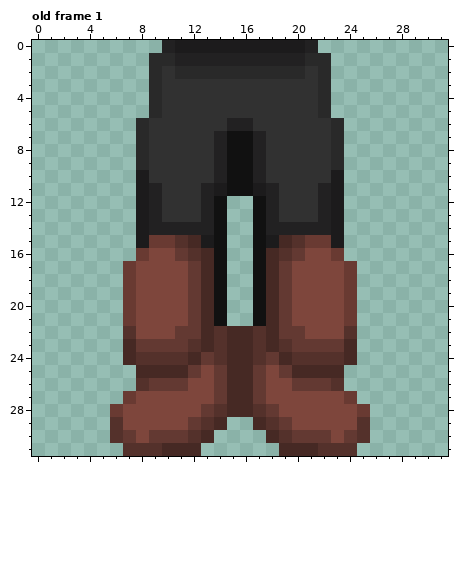
Two versions of one pixel-art file, Assets/TCCHD2D/Art/Sprites/Objs/spr_pants_leather.ase. The picture above was drawn from the file before the commit.
32x32 pixels, 1 frame. Colours within 5 levels of each other are drawn and written as one. Shown: old frame 1.
Now the later version:
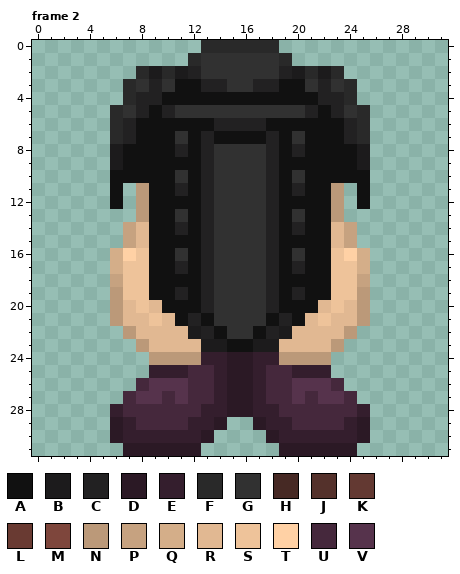
Palette (. is transparent): A #111111  B #1c1b1c  C #222122  D #2b1925  E #341e2d  F #292929  G #313131  H #462924  J #54312b  K #633932  L #693a32  M #7e463c  N #bb9979  P #c6a280  Q #d4ae89  R #e1b892  S #eec39a  T #ffd1a5  U #45283c  V #56334c
A new or re-ordered frame is compared with the old frame closest to it.
The exact change:
frames 1 -> 2
Changed rows in their new state; - is an unchanged pixel.
Frame 2 is new; against old frame 1, layers "Layer 1", "color":
first column x 6:
 0 ----...FFFFFF...----
 1 ---...FGGGGGGF...---
 2 --FBFBCGGGGGGCBFBF--
 3 -FGC-AACC--CCAA-CGF-
 4 -FCCAAAAAAAAAAAACCF-
 5 FGCAC----------CACGF
 6 FCAAAAAAC--CAAAAAACF
 7 FCAAA-ACA--ACA-AAACF
 8 BAAAACACGGGGCACAAAAB
 9 BAAAAAACGGGGCAAAAAAB
10 AAAAA-ACGGGGCA-AAAAA
11 A-NAACA-GGGG-ACAAN-A
12 A-NAAAA-GGGG-AAAAN-A
13 --NAA-A-GGGG-A-AAN--
14 -PRAA-A-GGGG-A-AARP-
15 -PRAAAACGGGGCAAAARP-
16 QTSAAGACGGGGCAGAASTQ
17 QSSAACACGGGGCACAASSQ
18 PSSAAAACGGGGCAAAASSP
19 NSSAACACGGGGCACAASSN
20 NRSRAAACGGGGCAAARSRN
21 NRRSRACAGGGGACARSRRN
22 -NRRRRBCAGGACBRRRRN-
23 -.NRRRRBBAABBRRRRN.-
24 -..NNNNEEDDEENNNN..-
25 --.EEEUUEDDEUUEEE.--
26 --UVVVUUEDDEUUVVVU--
27 -UVVUVUUEDDEUUVUVVU-
28 EUUUUUUEEDDEEUUUUUUE
29 DEUUUUEED--DEEUUUUED
30 DEEEEEED----DEEEEEED
31 -DDDDDD------DDDDDD-
Where, in picture pixels (left, top, right, bottom), the same in both pictures:
changed: (110, 40, 370, 456)
